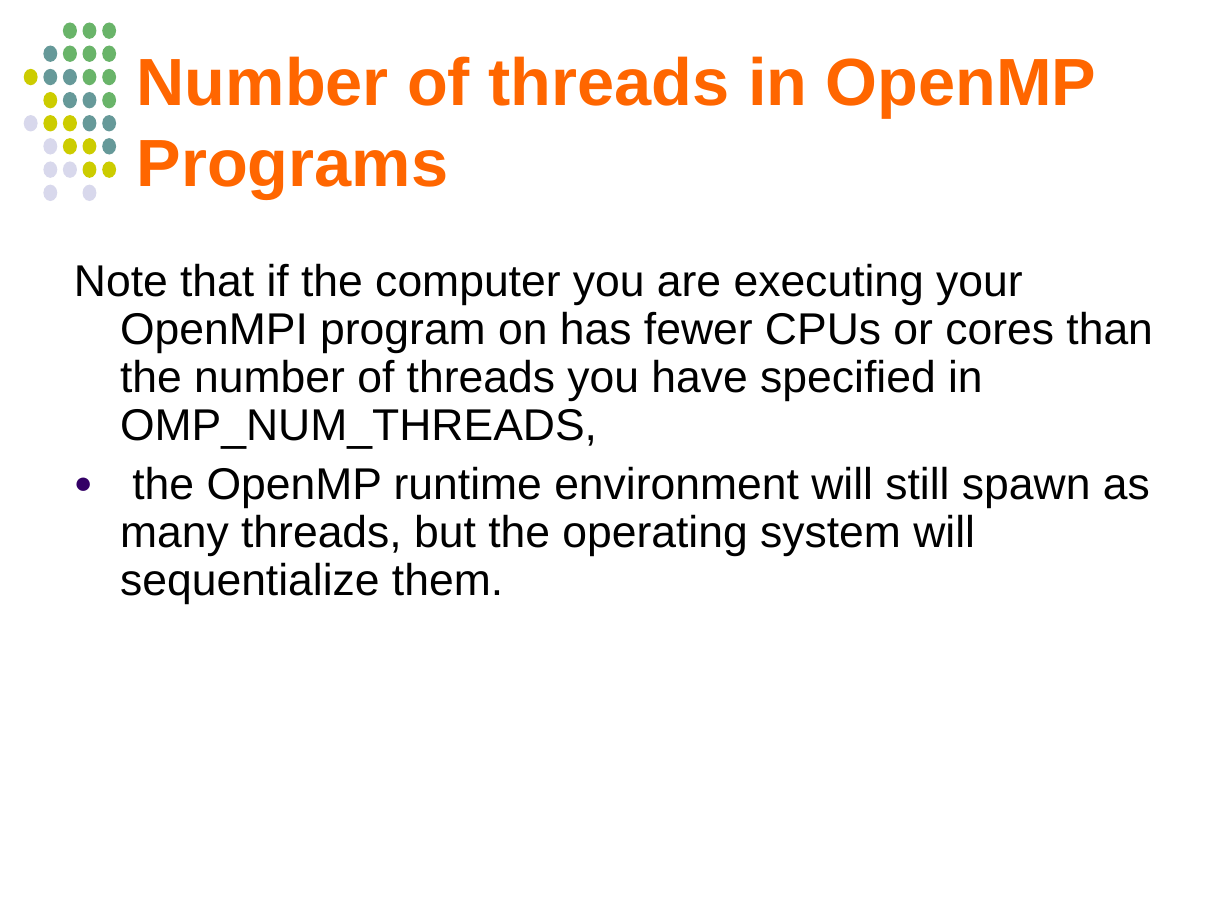
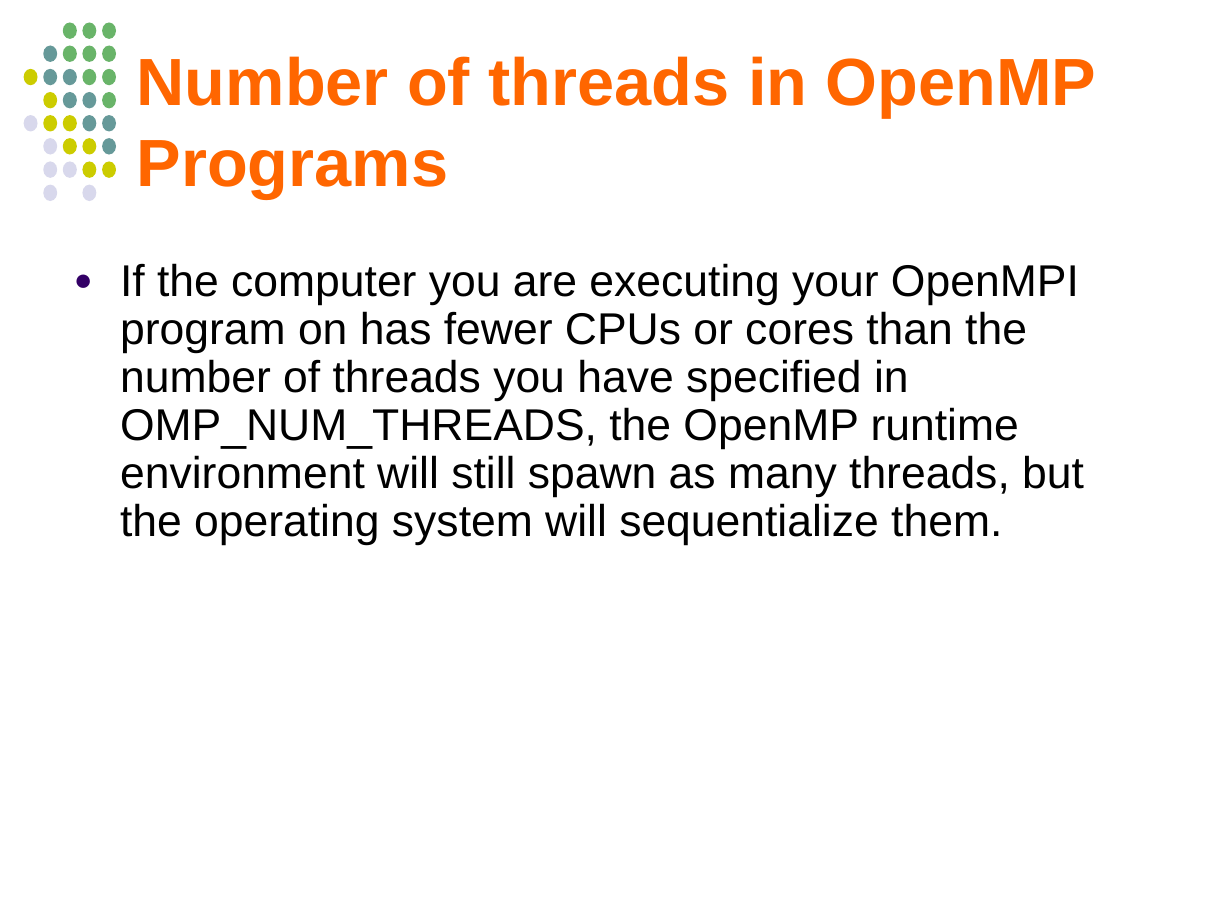
Before and after one commit to jablub/chpc_omp, a slide deck: slide 84 of OpenMP_MKuttel_CHPCWinterSchool2012.odp (slide 85 before the commit). Drawn at 1232x924 pixels with LibreOffice and Linux fonts; fonts in the diff are those of the drawing. Boxes give left, top, right and bottom in pixels: in the first picture for what was removed or moved away, otherwise in the second. Text is boxed around its words. In the diff, an @@ line names an element or a change of style, - is before the commit and + after.

```diff
--- a/OpenMP_MKuttel_CHPCWinterSchool2012.odp
+++ b/OpenMP_MKuttel_CHPCWinterSchool2012.odp
@@ text at (120, 263, 1084, 545): text changed @@
-Note that if the computer you are executing your OpenMPI program on has fewer CPUs or cores than the number of threads you have specified in OMP_NUM_THREADS,
-● the OpenMP runtime environment will still spawn as many threads, but the operating system will sequentialize them.
+● If the computer you are executing your OpenMPI program on has fewer CPUs or cores than the number of threads you have specified in OMP_NUM_THREADS, the OpenMP runtime environment will still spawn as many threads, but the operating system will sequentialize them.
```
Also in this commit, not shown: 31 other slides changed, 5 slides added, 3 slides removed, 1 other file.
